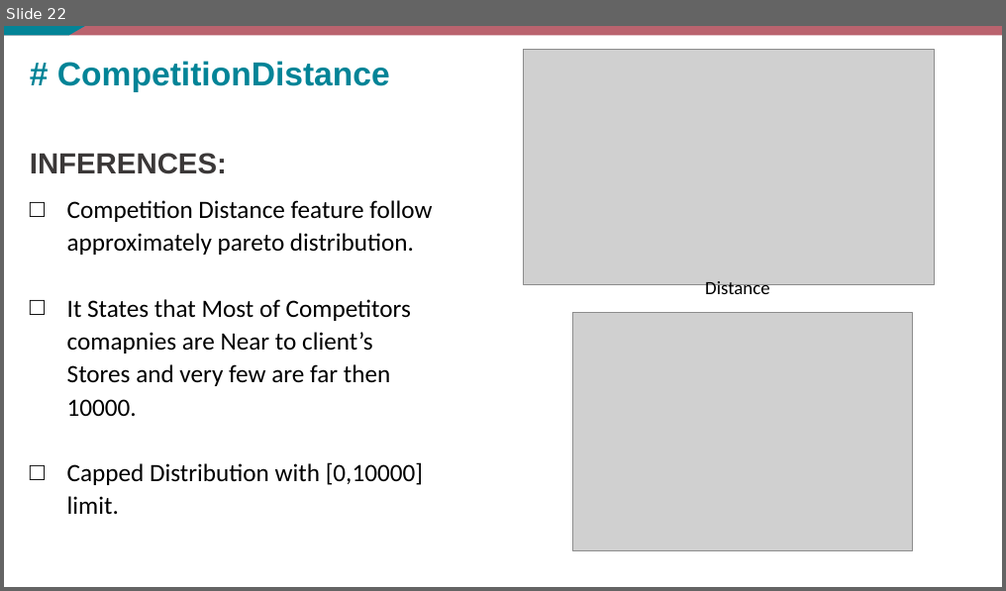
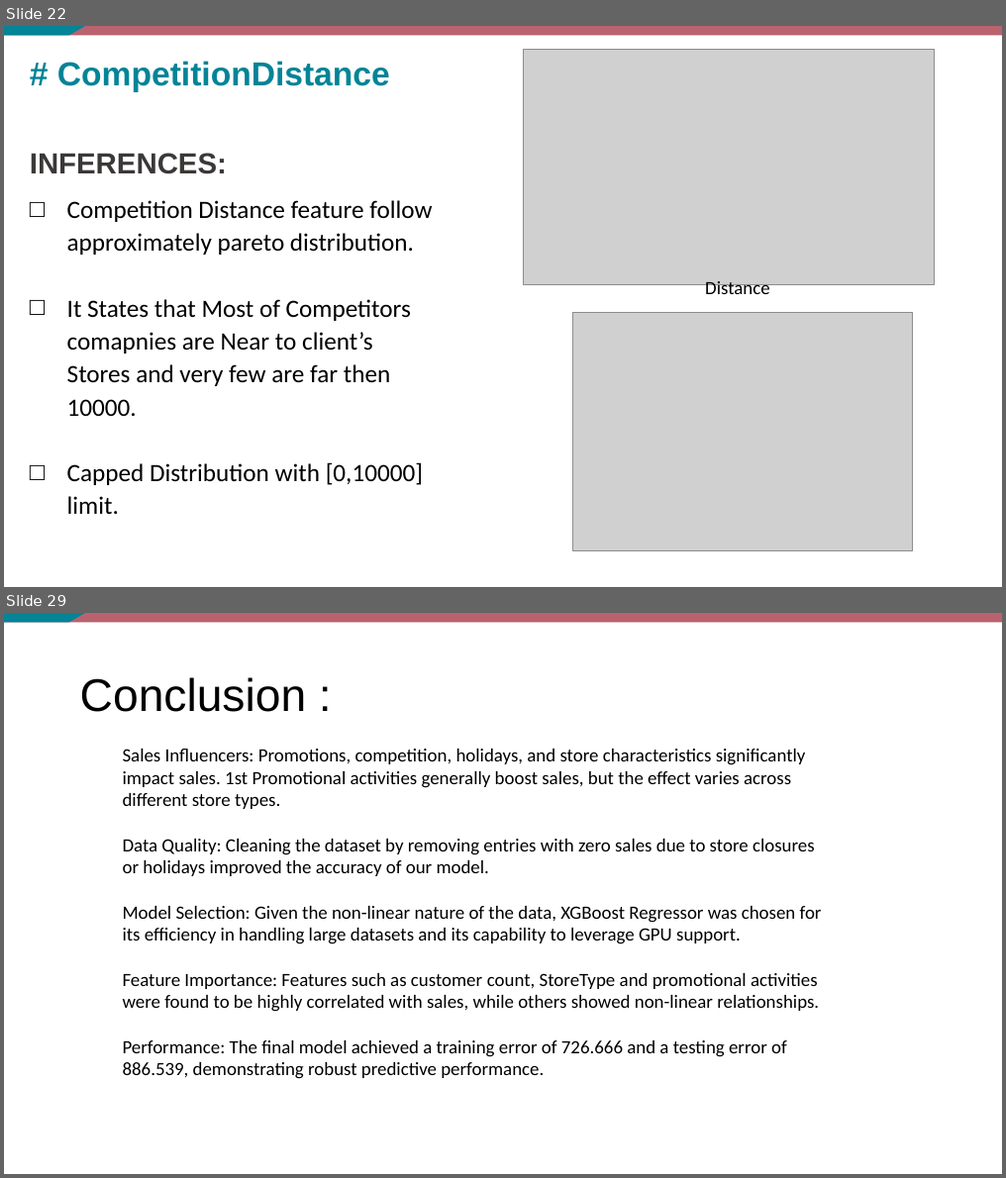
Before and after one commit to akesh-0909/Sales-Analysis-and-forecasting, a slide deck: BUSINESS REPORTS.pptx. Shown one above the other, each under a label of ours: slide 22 before the commit, slides 22 and 29 after it; the slides between them are not shown. The pictures are 1006x591 and 1006x1178 pixels, drawn with LibreOffice and Linux fonts; fonts in the diff are those of the drawing; grey boxes stand for pictures. Boxes give left, top, right and bottom in pixels: in the first picture for what was removed or moved away, otherwise in the second. Text is boxed around its words. In the diff, an @@ line names an element or a change of style, - is before the commit and + after.

```diff
--- a/BUSINESS REPORTS.pptx
+++ b/BUSINESS REPORTS.pptx
@@ slide 29 added at (x1=4, y1=613, x2=1002, y2=1174), background #FFFFFF; not listed: 2 template elements that a slide beside it also shows @@
@@ title added at (x1=80, y1=677, x2=306, y2=712), 44 pt, text #000000 @@
+Conclusion :
@@ text added at (x1=123, y1=749, x2=822, y2=1079), 18 pt, text #000000 @@
+Sales Influencers: Promotions, competition, holidays, and store characteristics significantly impact sales. 1st Promotional activities generally boost sales, but the effect varies across different store types.
+Data Quality: Cleaning the dataset by removing entries with zero sales due to store closures or holidays improved the accuracy of our model.
+Model Selection: Given the non-linear nature of the data, XGBoost Regressor was chosen for its efficiency in handling large datasets and its capability to leverage GPU support.
+Feature Importance: Features such as customer count, StoreType and promotional activities were found to be highly correlated with sales, while others showed non-linear relationships.
+Performance: The final model achieved a training error of 726.666 and a testing error of 886.539, demonstrating robust predictive performance.
```
Also in this commit, not shown: 2 slides changed, 5 other slides added, 18 slides removed.
